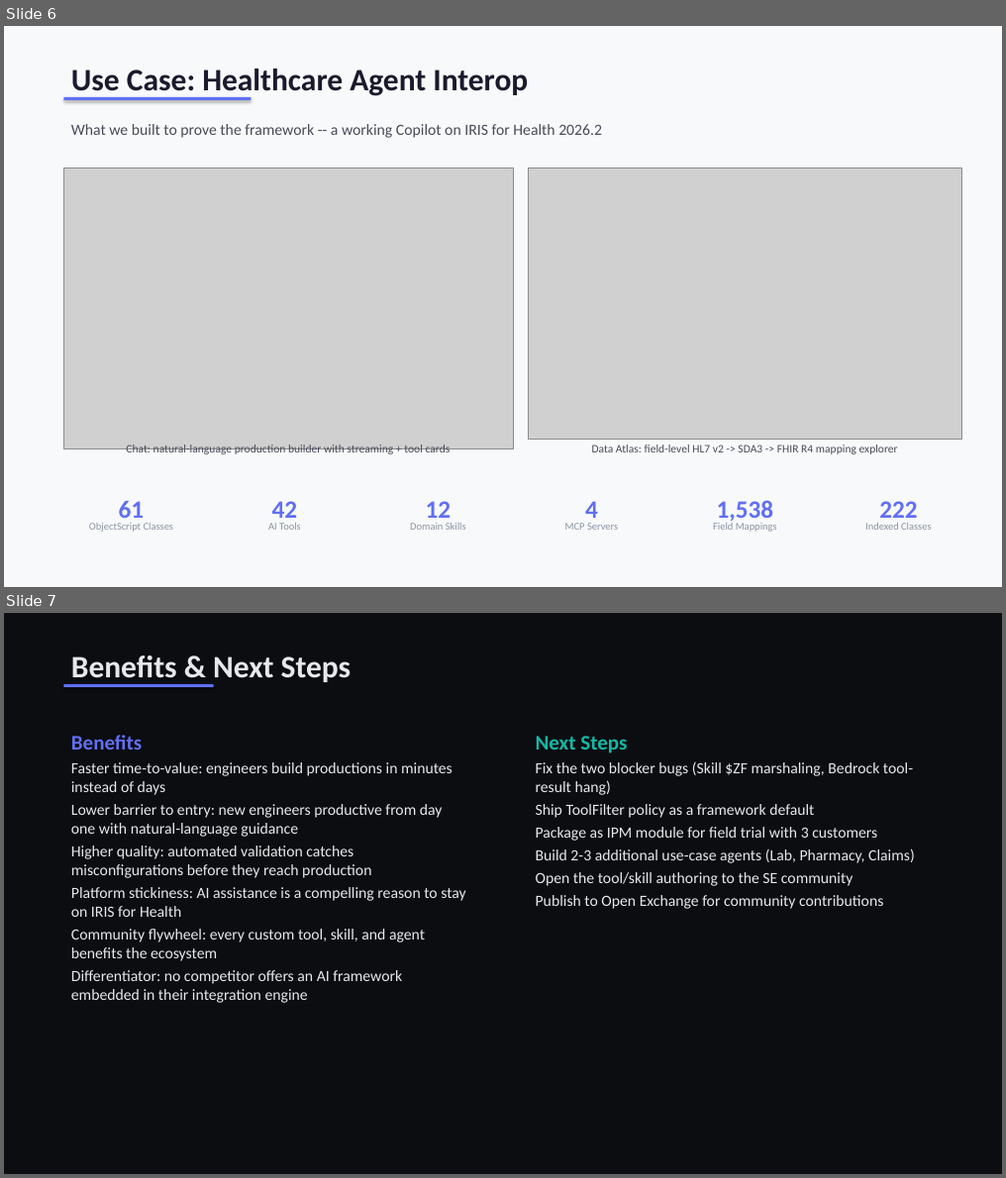
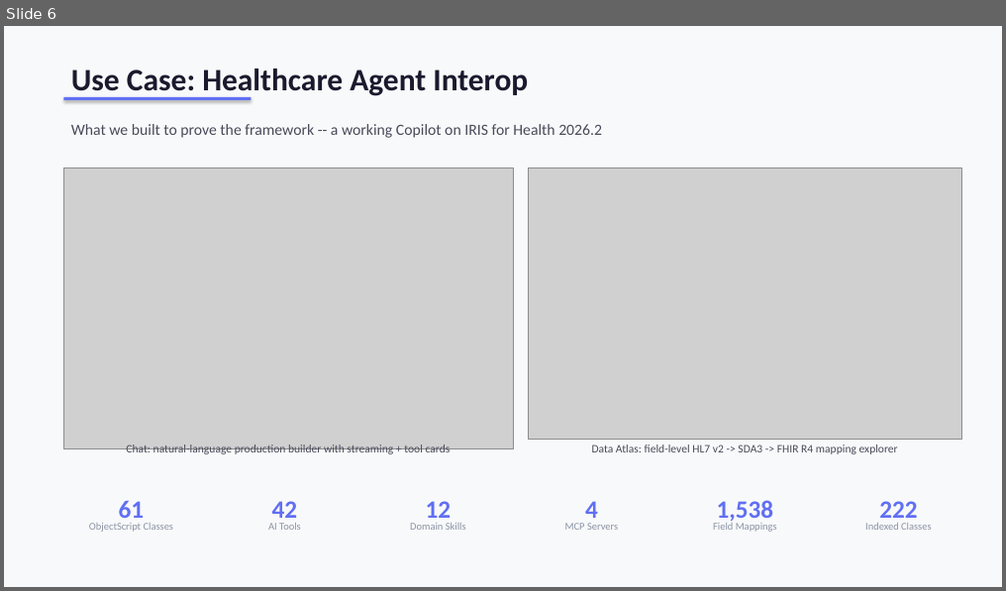
Before and after one commit to dfrancoisc/Agentic-Integration-Builder-Vibe-Coding, a slide deck: docs/Agentic_Health_Interop_Executive.pptx. Shown one above the other, each under a label of ours: slides 6 and 7 before the commit, slide 6 after it. The pictures are 1006x1178 and 1006x591 pixels, drawn with LibreOffice and Linux fonts; fonts in the diff are those of the drawing; grey boxes stand for pictures. Boxes give left, top, right and bottom in pixels: in the first picture for what was removed or moved away, otherwise in the second. Text is boxed around its words. In the diff, an @@ line names an element or a change of style, - is before the commit and + after.

```diff
--- a/docs/Agentic_Health_Interop_Executive.pptx
+++ b/docs/Agentic_Health_Interop_Executive.pptx
@@ slide 7 removed at (x1=4, y1=613, x2=1002, y2=1174), background #0B0D11 @@
@@ text removed at (x1=71, y1=656, x2=351, y2=682) @@
-Benefits & Next Steps
@@ rectangle removed at (x1=63, y1=684, x2=214, y2=687) @@
@@ text removed at (x1=71, y1=735, x2=465, y2=1003) @@
-Benefits
-Faster time-to-value: engineers build productions in minutes instead of days
-Lower barrier to entry: new engineers productive from day one with natural-language guidance
-Higher quality: automated validation catches misconfigurations before they reach production
-Platform stickiness: AI assistance is a compelling reason to stay on IRIS for Health
-Community flywheel: every custom tool, skill, and agent benefits the ecosystem
-Differentiator: no competitor offers an AI framework embedded in their integration engine
@@ text removed at (x1=536, y1=736, x2=915, y2=909) @@
-Next Steps
-Fix the two blocker bugs (Skill $ZF marshaling, Bedrock tool-result hang)
-Ship ToolFilter policy as a framework default
-Package as IPM module for field trial with 3 customers
-Build 2-3 additional use-case agents (Lab, Pharmacy, Claims)
-Open the tool/skill authoring to the SE community
-Publish to Open Exchange for community contributions
```
Also in this commit, not shown: 2 slides added, 2 other files.
